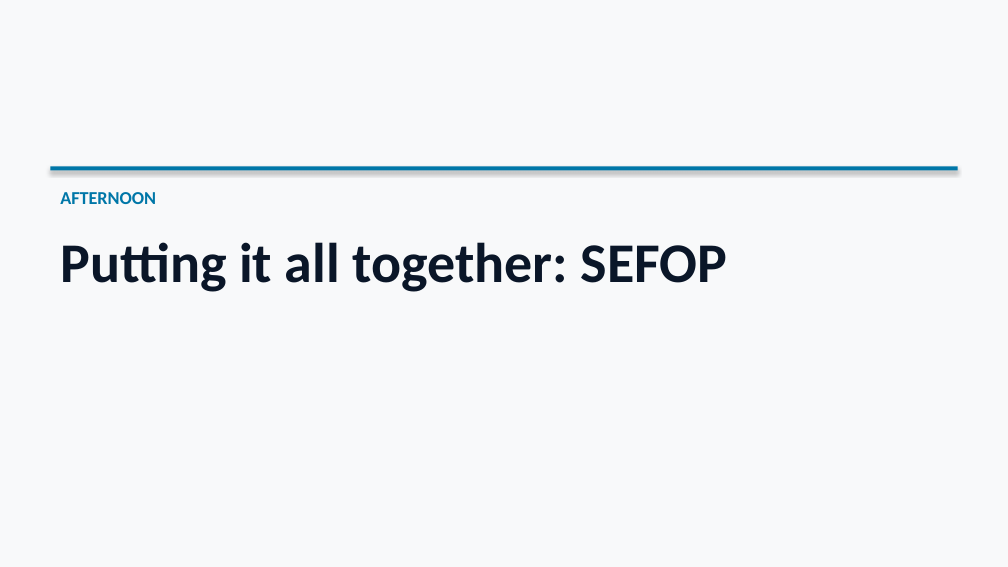
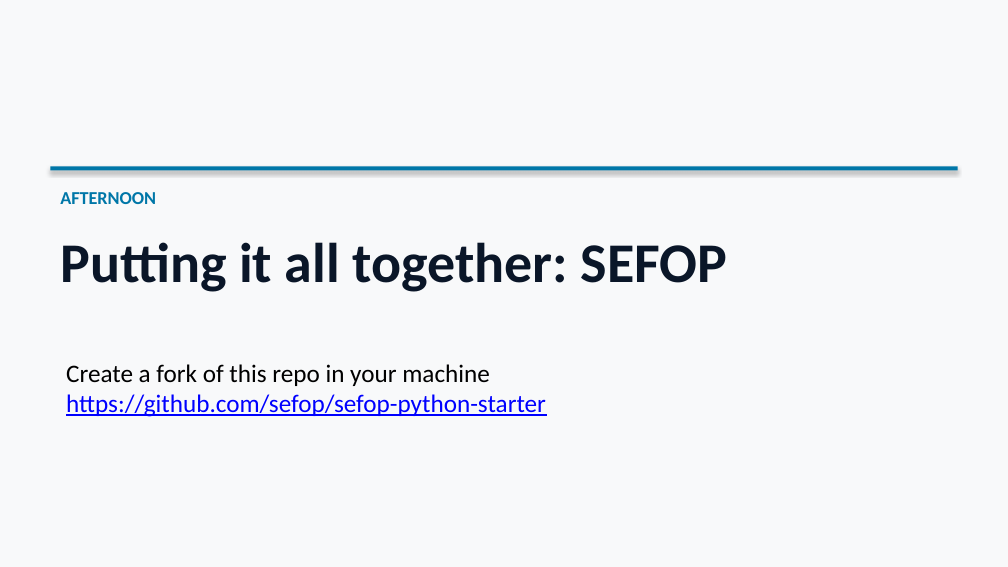
Before and after one commit to sefop/sefop-training-hub, a slide deck: slide 36 of workshops/2026-06-29-purdue/Purdue_Workshop.pptx (slide 29 before the commit). Drawn at 1008x567 pixels with LibreOffice and Linux fonts; fonts in the diff are those of the drawing. Boxes give left, top, right and bottom in pixels: in the first picture for what was removed or moved away, otherwise in the second. Text is boxed around its words. In the diff, an @@ line names an element or a change of style, - is before the commit and + after.

```diff
--- a/workshops/2026-06-29-purdue/Purdue_Workshop.pptx
+++ b/workshops/2026-06-29-purdue/Purdue_Workshop.pptx
@@ text added at bbox=[66, 364, 546, 417], 18 pt, text #0000FF, underline @@
+Create a fork of this repo in your machine
+https://github.com/sefop/sefop-python-starter
```
Also in this commit, not shown: 6 other slides changed, 12 slides added, 5 slides removed.
